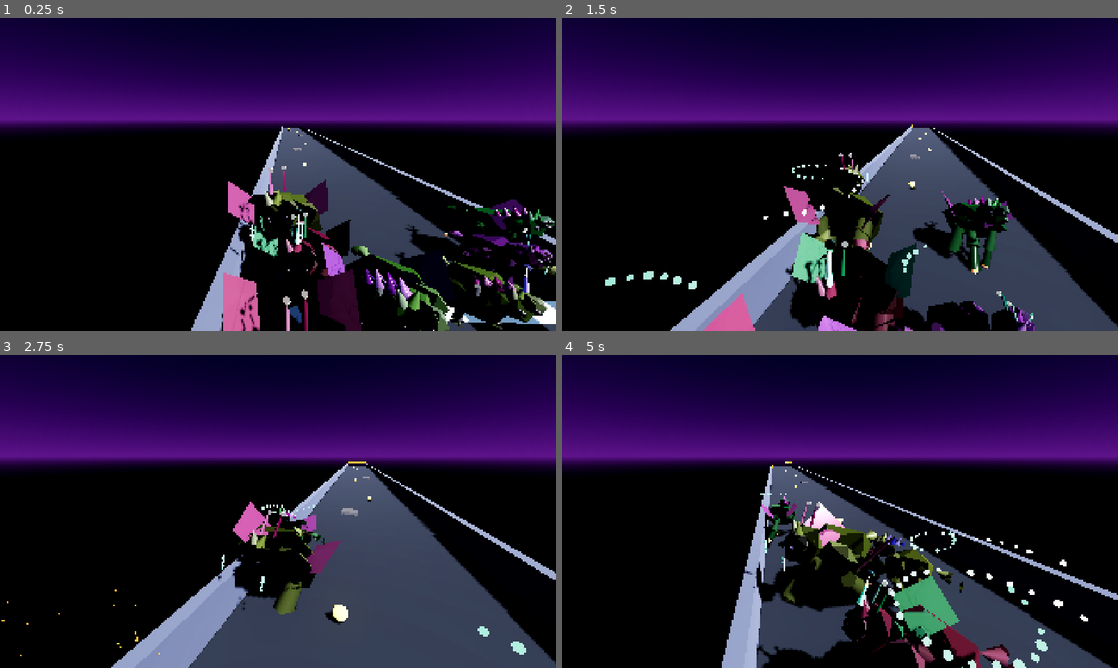
Above: before the commit, frames 1-4 (two rows, left to right).
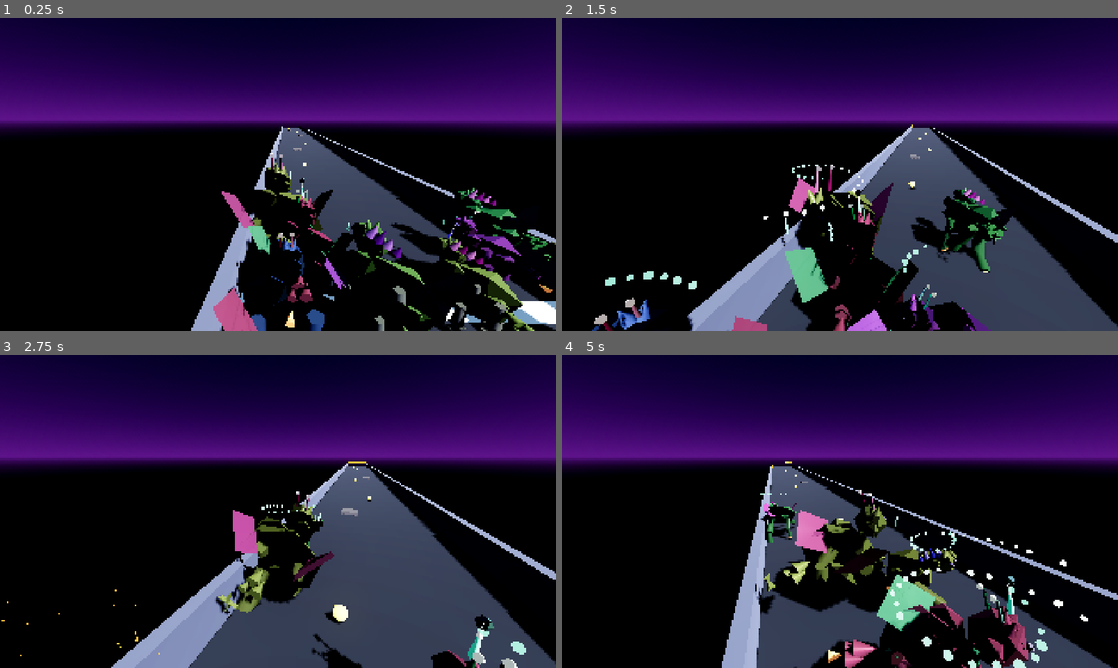
Above: after the commit, the same moments.

Repository: emilyvsemily/SpacePonies
Game: Godot game, scene res://scenes/Main.tscn
Same seed, same stepped clock (60 frames per second), same inputs: the game is played once before the commit and once after it. This scene is started directly instead of the project's main scene.
Inputs:
- Up to frame 1 (0.25 s): no input
- Up to frame 2 (1.5 s): hold D (move_right) 0.53-1.28 s; tap E (ability) at 0.6, 1.35 s; tap Space (jump) at 0.77 s; hold S (move_back) from 1.28 s (still down)
- Up to frame 3 (2.75 s): tap Space (jump) at 1.52 s; release S (move_back) at 2.03 s; hold D (move_right) from 2.03 s (still down); tap E (ability) at 2.1 s
- Up to frame 4 (5 s): release D (move_right) at 2.78 s; hold W (move_forward) 2.78-3.53 s; tap E (ability) at 2.85, 3.6, 4.35 s; tap Space (jump) at 3.02, 3.77, 4.52 s; hold A (move_left) from 3.53 s (still down)

The runs differ from the first frame. In frame 1, 11% of the frame differs, in the area x 38-100%, y 43-100%; in frame 2, 8.6%; in frame 3, 4.0%; in frame 4, 11%.

Commit message:
Fix ponies running backward and simplify coat colors to one tone
Backward running: the procedural rig is authored head-toward-+Z
(same convention as the Look Book: head at z=+0.92, tail at
z=-0.95), but this game treats -Z as forward. The old fixed
glTF-imported rig had a compensating 180°-Y rotation baked into its
instance transform; when that rig got replaced by the procedural
builder, that rotation didn't carry over, so ponies moved correctly
toward the finish but visually butt-first. Added the same rotation
to the procedurally-built rig root.

Colors: the torso/head used 3 different lightness variants (main/
light/dark) layered as separate blobs on the same surface, which
read as a blotchy, dark patchwork rather than a clean coat color.
Unified body_main/light/dark and head_main/light/dark to one shared,
brighter material per pony, and did the same for leg materials
(light/dark/accent collapsed to one tone per leg type). Flame,
horn, and eye materials stay distinct since those are meant to read
as separate features, not coat.

Co-Authored-By: Claude Sonnet 5 <noreply@anthropic.com>

Diff:
--- a/scripts/pony_rig_builder.gd
+++ b/scripts/pony_rig_builder.gd
@@ -33,14 +33,25 @@
 
 	var rig := Node3D.new()
 	rig.name = "Rig"
+	# This geometry is authored head-toward-+Z (matching the Look Book's own
+	# convention — head at z=+0.92, tail at z=-0.95), but this game treats
+	# -Z as forward. The old fixed imported rig had this same 180° flip
+	# baked into its instance transform; dropping that when the rig became
+	# procedural is why ponies were running backward.
+	rig.rotation.y = PI
 	visual.add_child(rig)
 
-	var body_main := _mat(PonyGenome.hsl_to_color(genome.coat_hue, 0.42, 0.42))
-	var body_light := _mat(PonyGenome.hsl_to_color(genome.coat_hue, 0.46, 0.62))
-	var body_dark := _mat(PonyGenome.hsl_to_color(genome.coat_hue, 0.4, 0.24))
-	var head_main := _mat(PonyGenome.hsl_to_color(genome.coat_hue, 0.38, 0.5))
-	var head_light := _mat(PonyGenome.hsl_to_color(genome.coat_hue, 0.34, 0.66))
-	var head_dark := _mat(PonyGenome.hsl_to_color(genome.coat_hue, 0.42, 0.32))
+	# One consistent coat tone instead of light/dark accent blobs on the
+	# same surface — the previous 3-tone patchwork (main/light/dark facets)
+	# read as blotchy and dark. Flame/horn/eye materials stay distinct since
+	# those are meant to pop as separate features, not "coat."
+	var coat_mat := _mat(PonyGenome.hsl_to_color(genome.coat_hue, 0.45, 0.58))
+	var body_main := coat_mat
+	var body_light := coat_mat
+	var body_dark := coat_mat
+	var head_main := coat_mat
+	var head_light := coat_mat
+	var head_dark := coat_mat
 	var mane_light := _mat(PonyGenome.hsl_to_color(genome.mane_hue, 0.55, 0.72))
 	var mane_dark := _mat(PonyGenome.hsl_to_color(genome.mane_hue, 0.5, 0.42))
 	var eye_white := _mat(Color(0.953, 0.933, 0.984))
@@ -315,33 +326,24 @@
 
 	return {"hip": hip, "knee": knee}
 
+## One tone per leg type instead of light/dark/accent variants — same
+## "just one color" simplification as the body/head. flame_orange stays
+## distinct for rocket-boots since that's the thruster fire, a functional
+## effect rather than a coat tone.
 static func _leg_materials(leg_type: String, coat_hue: float, flame_orange: Material, flame_yellow: Material) -> Dictionary:
 	match leg_type:
 		"propeller-feet":
-			return {
-				"light": _mat(PonyGenome.hsl_to_color(coat_hue, 0.06, 0.75), Color.BLACK, 0.3, 0.55),
-				"dark": _mat(PonyGenome.hsl_to_color(coat_hue, 0.08, 0.42), Color.BLACK, 0.3, 0.55),
-				"accent": _mat(PonyGenome.hsl_to_color(coat_hue, 0.1, 0.85), PonyGenome.hsl_to_color(coat_hue, 0.3, 0.4), 0.25, 0.6),
-			}
+			var base := _mat(PonyGenome.hsl_to_color(coat_hue, 0.1, 0.62), Color.BLACK, 0.25, 0.3)
+			return {"light": base, "dark": base, "accent": base}
 		"tentacles":
-			var tl := _mat(PonyGenome.hsl_to_color(coat_hue + 0.06, 0.55, 0.5), Color.BLACK, 0.3, 0.05)
-			return {
-				"light": tl,
-				"dark": _mat(PonyGenome.hsl_to_color(coat_hue + 0.06, 0.5, 0.3), Color.BLACK, 0.3, 0.05),
-				"accent": tl,
-			}
+			var base := _mat(PonyGenome.hsl_to_color(coat_hue + 0.06, 0.5, 0.48), Color.BLACK, 0.28, 0.05)
+			return {"light": base, "dark": base, "accent": base}
 		"hooves":
-			return {
-				"light": _mat(PonyGenome.hsl_to_color(coat_hue, 0.32, 0.36)),
-				"dark": _mat(PonyGenome.hsl_to_color(coat_hue, 0.34, 0.24)),
-				"accent": _mat(PonyGenome.hsl_to_color(coat_hue, 0.2, 0.12)),
-			}
+			var base := _mat(PonyGenome.hsl_to_color(coat_hue, 0.33, 0.42))
+			return {"light": base, "dark": base, "accent": base}
 		_:
-			return {
-				"light": _mat(PonyGenome.hsl_to_color(coat_hue, 0.3, 0.34)),
-				"dark": _mat(PonyGenome.hsl_to_color(coat_hue, 0.32, 0.24)),
-				"accent": flame_orange,
-			}
+			var base := _mat(PonyGenome.hsl_to_color(coat_hue, 0.3, 0.42))
+			return {"light": base, "dark": base, "accent": flame_orange}
 
 ## roughness/metallic defaults are already tuned shinier than the Look
 ## Book's own values (which read flat/washed-out once lit in Godot) — a
